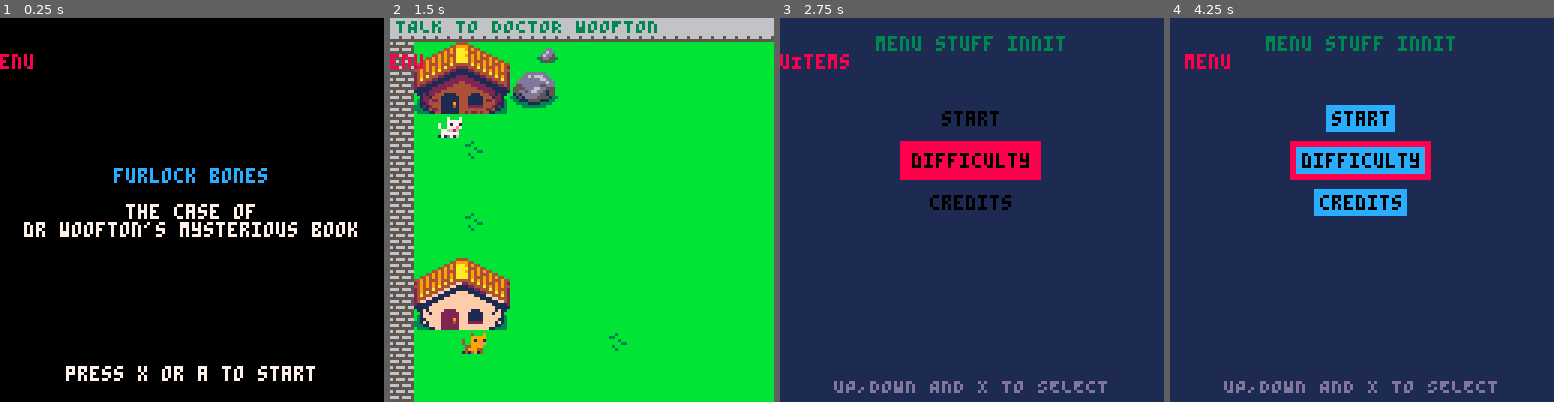
Above: before the commit, frames 1-4 (left to right).
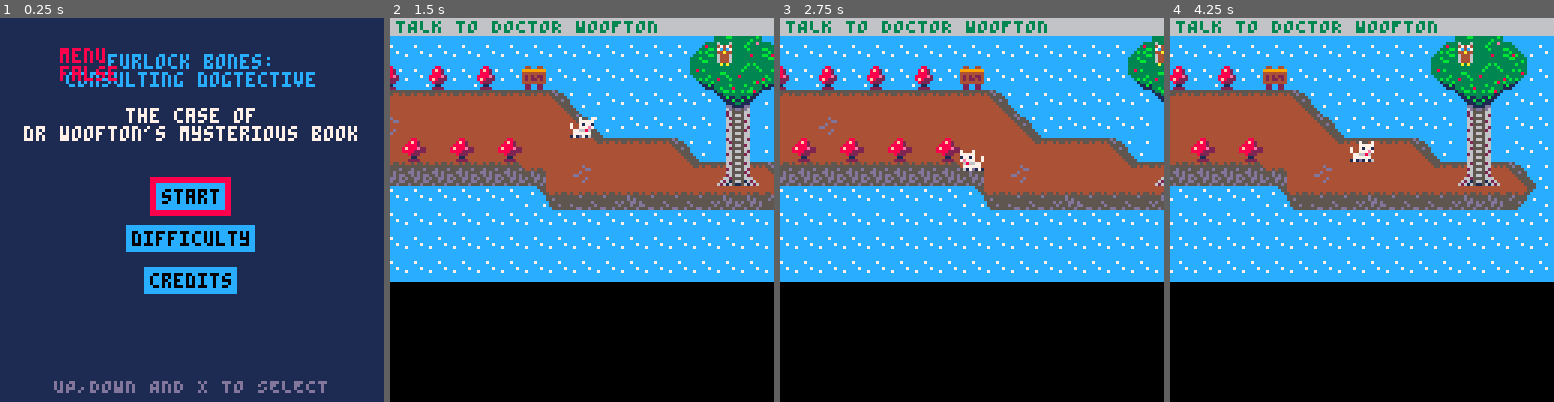
Above: after the commit, the same moments.

Repository: Mackeriah/FurlockBones-game
Game: PICO-8 cartridge furlock bones.p8
Same seed, same stepped clock (60 frames per second), same inputs: the game is played once before the commit and once after it.
Inputs:
- Up to frame 1 (0.25 s): no input
- Up to frame 2 (1.5 s): tap O (Z key) at 0.33, 0.7, 1.43 s; tap X (X key) at 1.07 s
- Up to frame 3 (2.75 s): hold Left 1.97-2.37 s; tap X (X key) at 2.07, 2.4, 2.73 s; tap O (Z key) at 2.22 s; hold Down from 2.42 s (still down)
- Up to frame 4 (4.25 s): release Down at 2.82 s; hold Right 2.87-3.53 s; tap X (X key) every 0.33 s from 3.07 to 4.07 s; tap O (Z key) at 3.1, 3.98 s; hold Up 3.58-4.08 s; hold Right from 4.13 s (still down)

The runs differ from the first frame. In frame 1, 99% of the frame differs, in the area x 0-100%, y 0-100%; in frame 2, 94%; in frame 3, 100%; in frame 4, 98%.

Commit message:
menu and difficulty done

Diff:
--- a/furlock bones.p8
+++ b/furlock bones.p8
@@ -34,7 +34,7 @@
 	init_objective()
 	lost_animals()
 	shakeAmount = 0
-	wordgame.pagesCollected = true
+	--wordgame.pagesCollected = true
 	--objective.current = "TAKE THE PAGES TO WOOFTON"	-- TESTING ONLY
 	--owlBookState = "going upstairs"
 	leaves = {} -- used to store leaves, obvs
@@ -49,9 +49,12 @@
 _[1] = true
 
 function _update60()
+	menuState()
 	musicControl()
-	menuState()
-	if activeGame == true  then
+	if activeGame == false then
+		wordgame.displayed = true -- this is the menu not the wordgame (#hackyreuseoffunction)
+
+	elseif activeGame == true  then
 		animate_player()
 		animate_owl()
 		if wordgame.displayed == false then -- stop player moving if wordgame displayed
@@ -69,48 +72,32 @@
 			foreach(pages, page_physics)
 		end
 		if wordgame.pagesCollected == true then	wordgame_display_on_button_press() end
-	else -- if on menu then start game
-		if (btnp(❎)) or (btnp(🅾️)) then activeGame = true end
 	end
 end
 
 function _draw()
 	cls()
-	if activeGame == false then draw_menu() else draw_game() end
+	draw_game()
 	-- player.x-20,player.y-20,8
-	print(wordgame.state,player.x-20,player.y-20,8)
-	--print(wordgame.answers)
-	-- for v in all(wordgame.answers) do
-  	-- 	print(v,8)
-	-- end
-	-- print(#wordgame.allQuestions)
-end
-
-function draw_menu()
-	height = 50
-	print_centered("furlock bones", height, 12)
-	height += 12
-	print_centered("the case of", height, 7)
-	height += 6
-	print_centered("dr woofton's mysterious book", height, 7)
-
-	height += 6*8
-	print_centered("press x or a to start", height, 7)
+	print(wordgame.state,20,10,8)
+	print(activeGame)
 end
 
 function draw_game()
+	if activeGame == false then
+		if wordgame.state == "menu"  then
+				wordgame_draw_questions()
+		elseif wordgame.state == "menuItems" then
+			wordgame_draw_answers()
+		end
+	end
 	if wordgame.displayed == true then
 		camera_x, camera_y = 0,0
 		camera(camera_x,camera_y) --0,0 as I draw wordgame in top left
 		wordgame_prepare_chosen_question()
-
-		if wordgame.state == "menu" then
-			wordgame_draw_questions()
-		elseif wordgame.state == "questionList" then
+		if wordgame.state == "questionList" then
 			wordgame_draw_questions()
 		elseif wordgame.state == "chosenQuestion" then
-			wordgame_draw_answers()
-		elseif wordgame.state == "menuItems" then
 			wordgame_draw_answers()
 		end
 	else
@@ -441,6 +428,7 @@
 function wordgame_display_on_button_press()
 	-- z to view wordgame
 	if (btnp(🅾️)) and wordgame.pagesCollected == true and wordgame.displayed == false then
+		wordgame.state = "questionList"
 		wordgame.displayed = true
 		tmp_camera_x = camera_x -- store current camera x,y so we can return to it later
 		tmp_camera_y = camera_y
@@ -455,8 +443,12 @@
 
 	if wordgame.state == "menu" then
 		rectfill(0, 0, 127, 127, 1) -- background colour
-		print_centered("menu stuff innit", 6, 3)
+		print_centered("furlock bones:", 12, 12)
+		print_centered("consulting dogtective", 18, 12)
+		print_centered("the case of", 30, 7)
+		print_centered("dr woofton's mysterious book", 36, 7)
 		print_centered("UP,DOWN AND X TO SELECT", 120, 13)
+
 	elseif wordgame.state == "questionList" then
 		rectfill(0, 0, 127, 127, 7) -- background colour
 		print_centered("help furlock match", 6, 3)
@@ -469,22 +461,23 @@
 		end
 	end
 
-
-
 	if (btnp(❎)) then
-		if wordgame.selectedQuestion == 1 then
-			-- start game
-		else
 			if wordgame.state == "menu" then
-				wordgame.state = "menuItems"
+				if wordgame.selectedQuestion == 1 then
+					activeGame = true
+					wordgame.displayed = false
+				else
+					wordgame.state = "menuItems"
+				end
 			elseif wordgame.state == "questionList" then
 				wordgame.state = "chosenQuestion"
 			end
 			--[[ this updates the answered array using whatever the chosen question number
 				was and sets it as true, so that when all questions are true we know
 				the player has completed the wordgame ]]
-			wordgame.answered[wordgame.selectedQuestion] = true
-		end
+			if wordgame.state == "questionList" or wordgame.state == "chosenQuestion" then
+				wordgame.answered[wordgame.selectedQuestion] = true
+			end
 	end
 
 	-- determine longest question
@@ -498,7 +491,11 @@
 	-- question text box horizontal location
 	local textbox_xx = camera_x + 64 - maxTextWidth *2 -1 -- -1 for border and centred
 	-- question text box vertical location
-	local textbox_yy = camera_y + 22 -- first question starts here
+	if wordgame.state == "menu" then
+		textbox_yy = camera_y + 48 -- first menu item location
+	elseif wordgame.state == "questionList" then
+		textbox_yy = camera_y + 22 -- first question location
+	end
 	local textbox_width2 = textbox_xx+(maxTextWidth*4)  -- *4 to account for character width
 	local textbox_height2 = textbox_yy + 6 -- *6 for character height
 
@@ -741,7 +738,7 @@
 --player functions
 function create_player()
 	player={}  --create empty table -- this means we're creating the player as an object!
-	player.x = 16 -- 16 = house, 432 = owl (map location x8 for exact pixel location)
+	player.x = 432 -- 16 = house, 432 = owl (map location x8 for exact pixel location)
 	player.y = 32
 	player.direction = 1
 	player.velocity_x = 0
